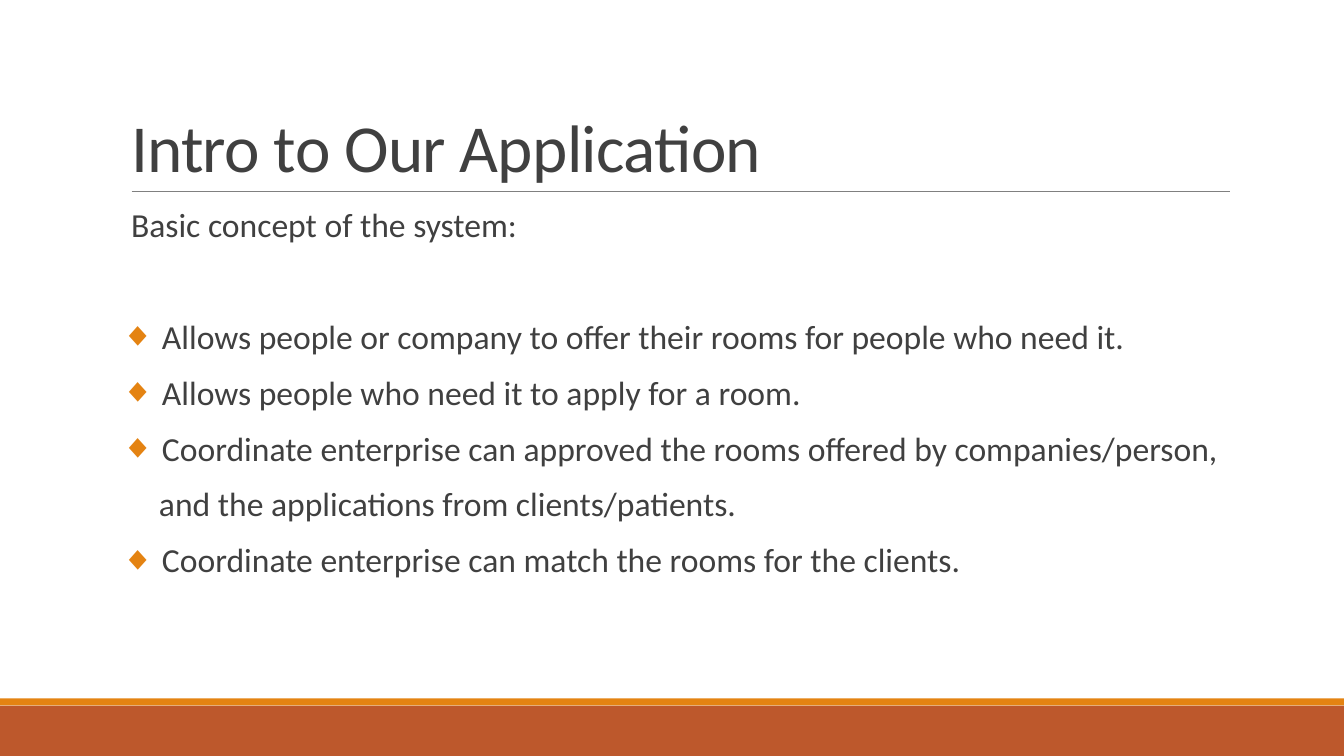
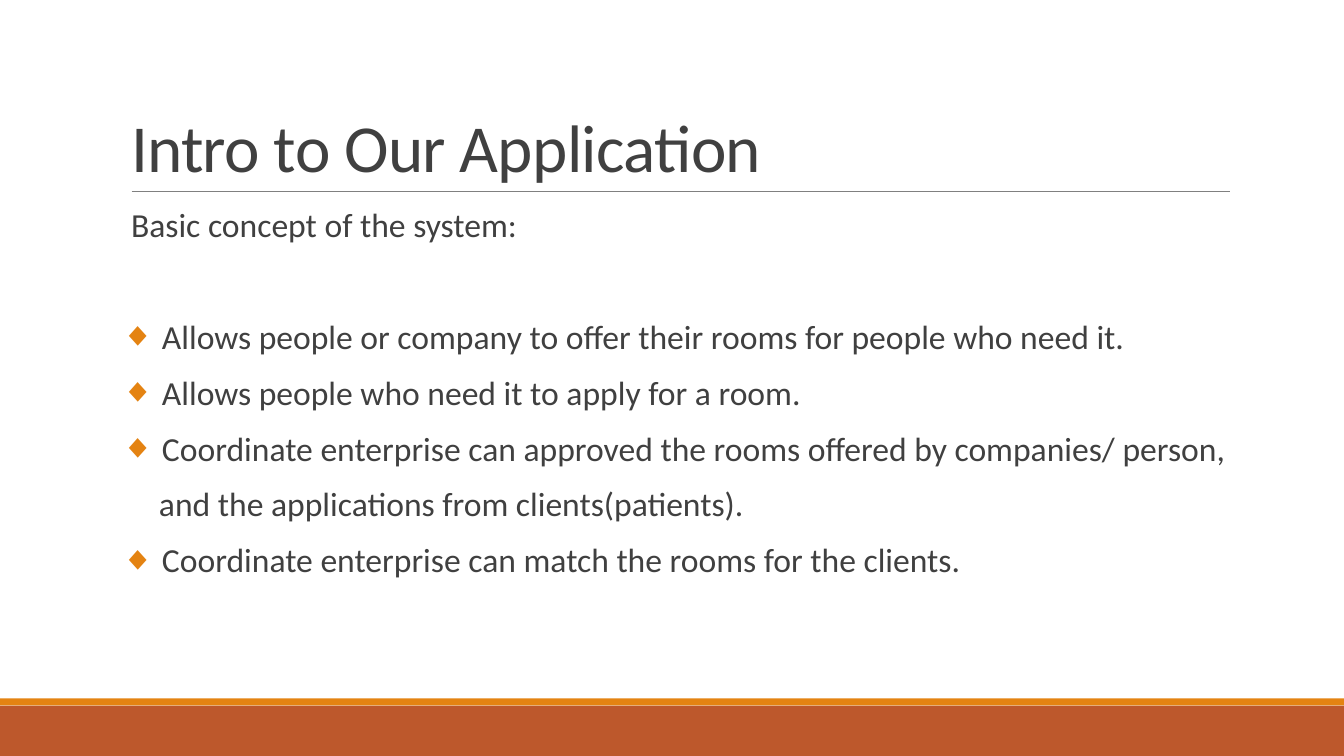
Before and after one commit to louis33217/Project, a slide deck: slide 5 of Final project/INFO 5100 Final Project.pptx. Drawn at 1344x756 pixels with LibreOffice and Linux fonts; fonts in the diff are those of the drawing. Boxes give left, top, right and bottom in pixels: in the first picture for what was removed or moved away, otherwise in the second. Text is boxed around its words. In the diff, an @@ line names an element or a change of style, - is before the commit and + after.

```diff
--- a/Final project/INFO 5100 Final Project.pptx
+++ b/Final project/INFO 5100 Final Project.pptx
@@ text at <box>159,437,1225,522</box>: text changed @@
-◆ Coordinate enterprise can approved the rooms offered by companies/person,
-and the applications from clients/patients.
+◆ Coordinate enterprise can approved the rooms offered by companies/ person,
+and the applications from clients(patients).
```
Also in this commit, not shown: 5 other slides changed, 3 slides added, 3 slides removed.
